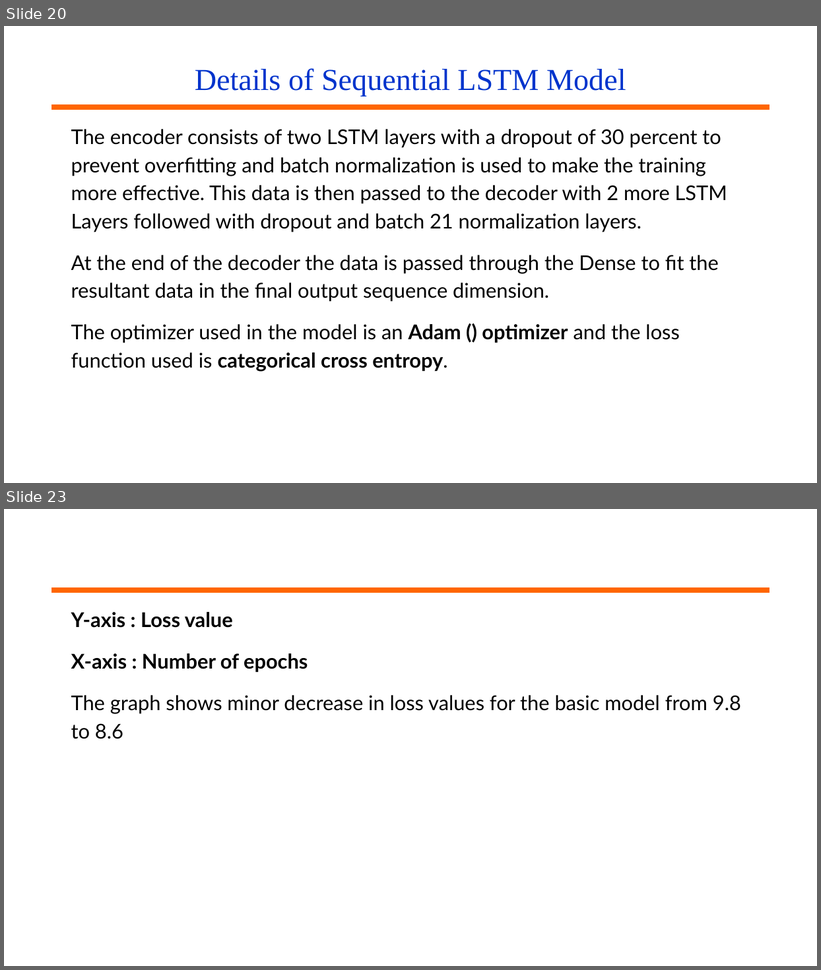
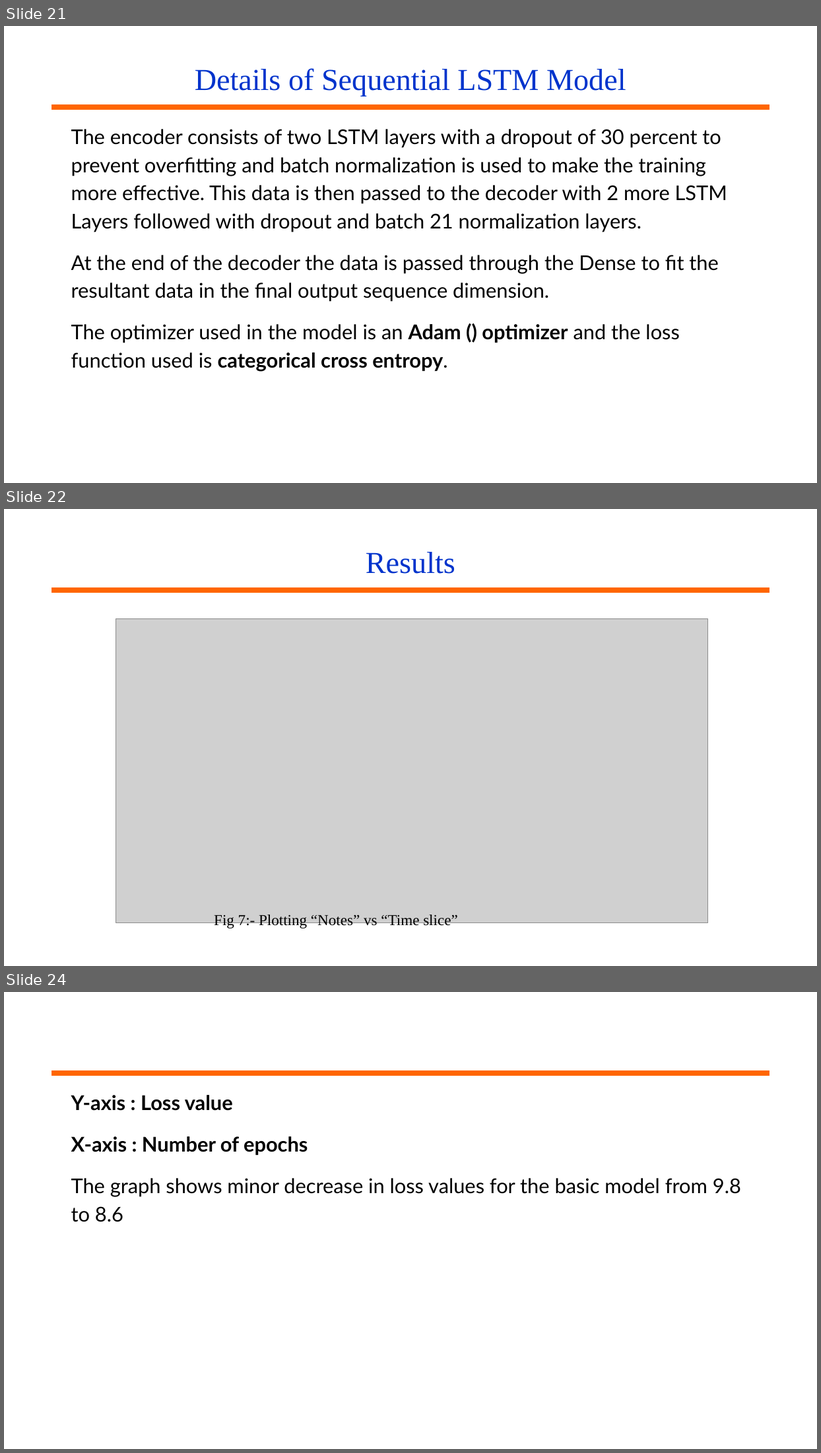
Before and after one commit to jerinjoseph121/Music-Generation, a slide deck: Presentation/Music Generation Major Project.pptx. Shown one above the other, each under a label of ours: slides 20 and 23 before the commit, slides 21, 22 and 24 after it; the slides between them are not shown. The pictures are 821x970 and 821x1453 pixels, drawn with LibreOffice and Linux fonts; fonts in the diff are those of the drawing; grey boxes stand for pictures; background and template pictures are left out. Boxes give left, top, right and bottom in pixels: in the first picture for what was removed or moved away, otherwise in the second. Text is boxed around its words. In the diff, an @@ line names an element or a change of style, - is before the commit and + after.

```diff
--- a/Presentation/Music Generation Major Project.pptx
+++ b/Presentation/Music Generation Major Project.pptx
@@ slide 22 added at (x1=4, y1=509, x2=817, y2=966), background #FFFFFF; not listed: 1 template element that a slide beside it also shows @@
@@ title added at (x1=366, y1=552, x2=455, y2=574), 36 pt, text #0033CC @@
+Results
@@ picture added at (x1=116, y1=619, x2=708, y2=923) @@
@@ text added at (x1=214, y1=915, x2=458, y2=929), 18 pt, text #000000 @@
+Fig 7:- Plotting “Notes” vs “Time slice”
@@ what was slide 20 is now slide 21 @@
@@ what was slide 23 is now slide 24 @@
```
Also in this commit, not shown: 9 slides changed, 5 other slides added, 2 slides removed.
